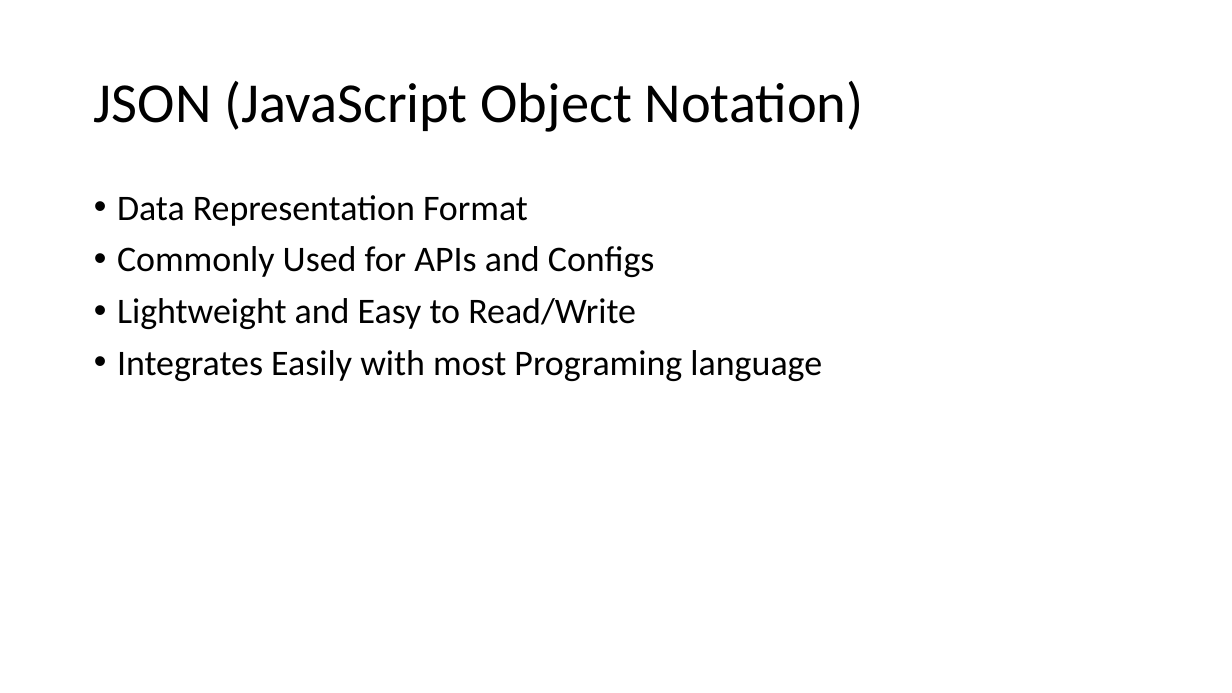
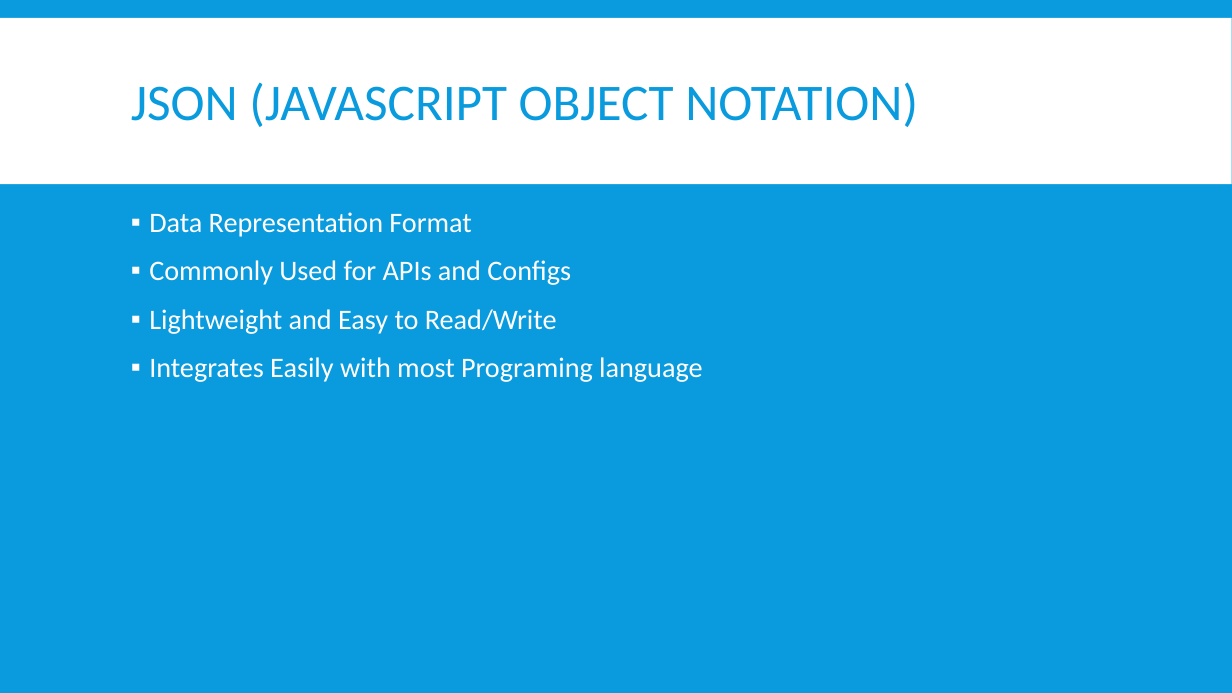
Before and after one commit to Prasundas99/Web-Development-Traning, a slide deck: slide 2 of 09.AJAX/JSON vs XML.pptx. Drawn at 1232x693 pixels with LibreOffice and Linux fonts; fonts in the diff are those of the drawing. Boxes give left, top, right and bottom in pixels: in the first picture for what was removed or moved away, otherwise in the second. Text is boxed around its words. In the diff, an @@ line names an element or a change of style, - is before the commit and + after.

```diff
--- a/09.AJAX/JSON vs XML.pptx
+++ b/09.AJAX/JSON vs XML.pptx
@@ background #FFFFFF to #099BDD @@
@@ rectangle added at (0, 18, 1232, 184), fill #FFFFFF @@
@@ title at (131, 82, 918, 127): text changed; size 44 to 40 pt; text colour #000000 to #099BDD @@
-JSON (JavaScript Object Notation)
+JSON (JAVASCRIPT OBJECT NOTATION)
@@ text "Data Representation Format": place and size @@
-text "Data Representation Format" at (117, 195, 822, 381)
+text "Data Representation Format" at (149, 212, 702, 382)
@@ text "Data Representation Format" at (149, 212, 702, 382): size 28 to 22 pt, text colour #000000 to #FFFFFF; bullet • to ▪; more space between paragraphs @@
```
Also in this commit, not shown: 8 other slides changed, 10 other files.
